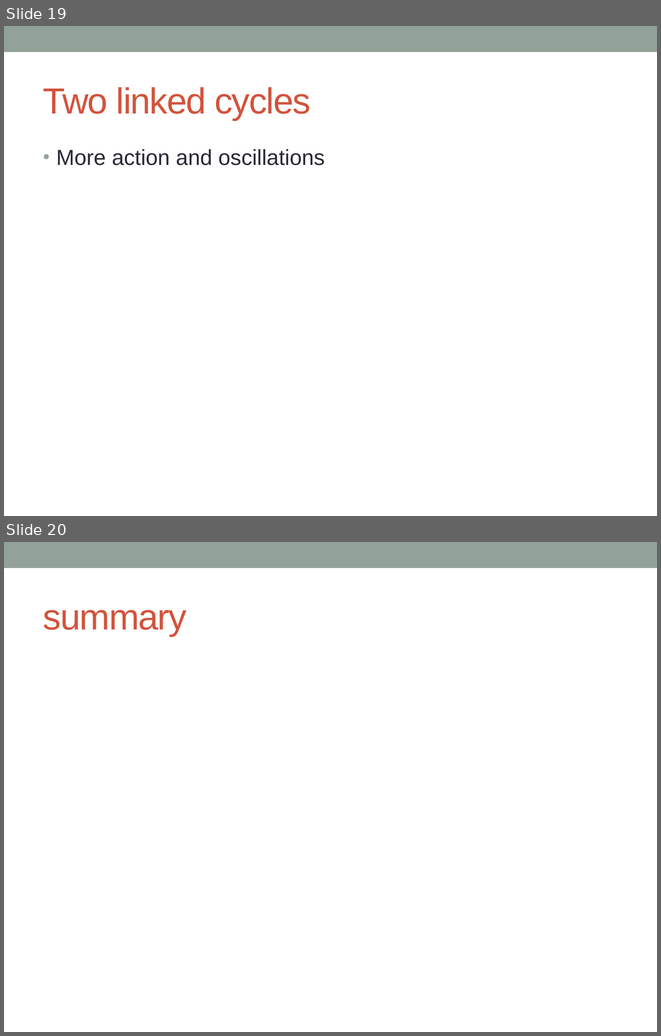
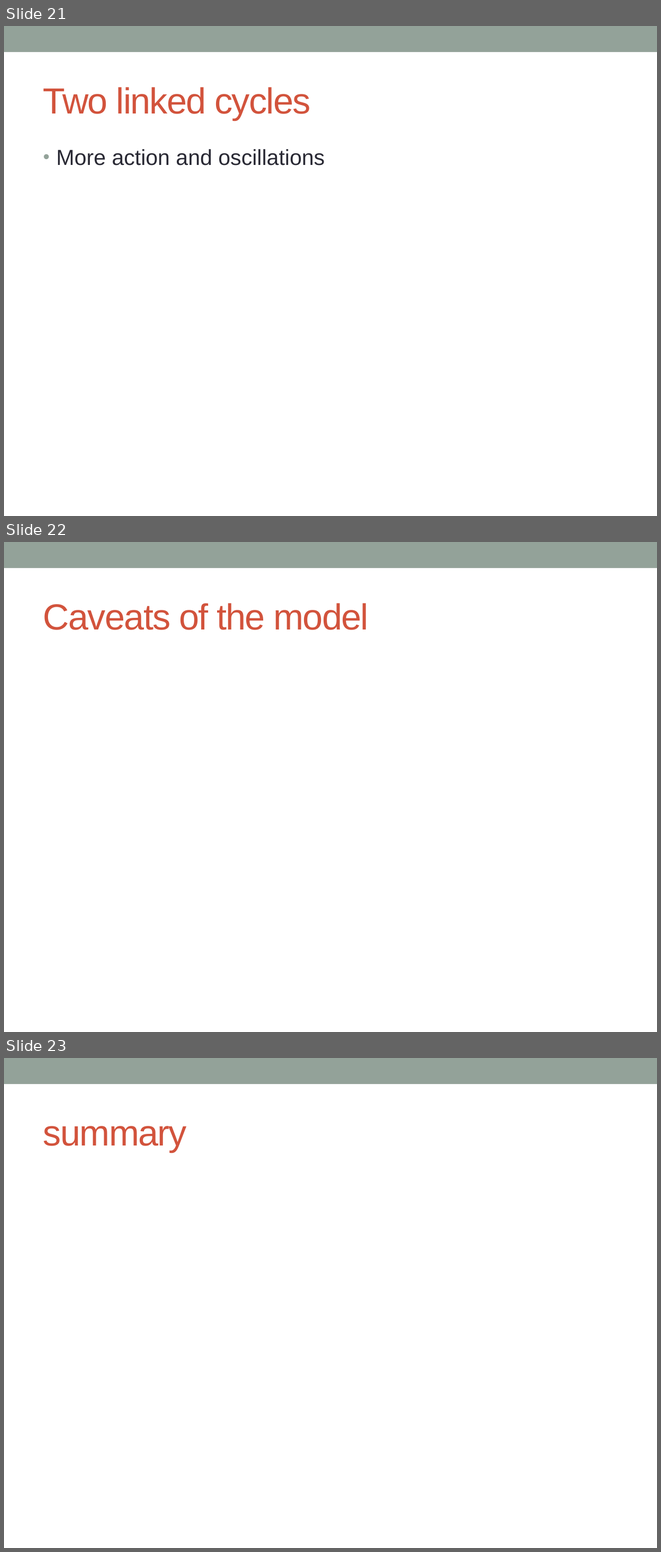
Before and after one commit to 05dirnbe/defense, a slide deck: draft.pptx. Shown one above the other, each under a label of ours: slides 19 and 20 before the commit, slides 21, 22 and 23 after it. The pictures are 661x1036 and 661x1552 pixels, drawn with LibreOffice and Linux fonts; fonts in the diff are those of the drawing. Boxes give left, top, right and bottom in pixels: in the first picture for what was removed or moved away, otherwise in the second. Text is boxed around its words. In the diff, an @@ line names an element or a change of style, - is before the commit and + after.

```diff
--- a/draft.pptx
+++ b/draft.pptx
@@ slide 22 added at [4, 542, 657, 1032], background #FFFFFF; not listed: 1 template element that a slide beside it also shows @@
@@ title added at [43, 603, 369, 630], 40 pt, text #D2533C @@
+Caveats of the model
@@ what was slide 19 is now slide 21 @@
@@ what was slide 20 is now slide 23 @@
```
Also in this commit, not shown: 3 slides changed, 3 other slides added, 1 slide removed.
